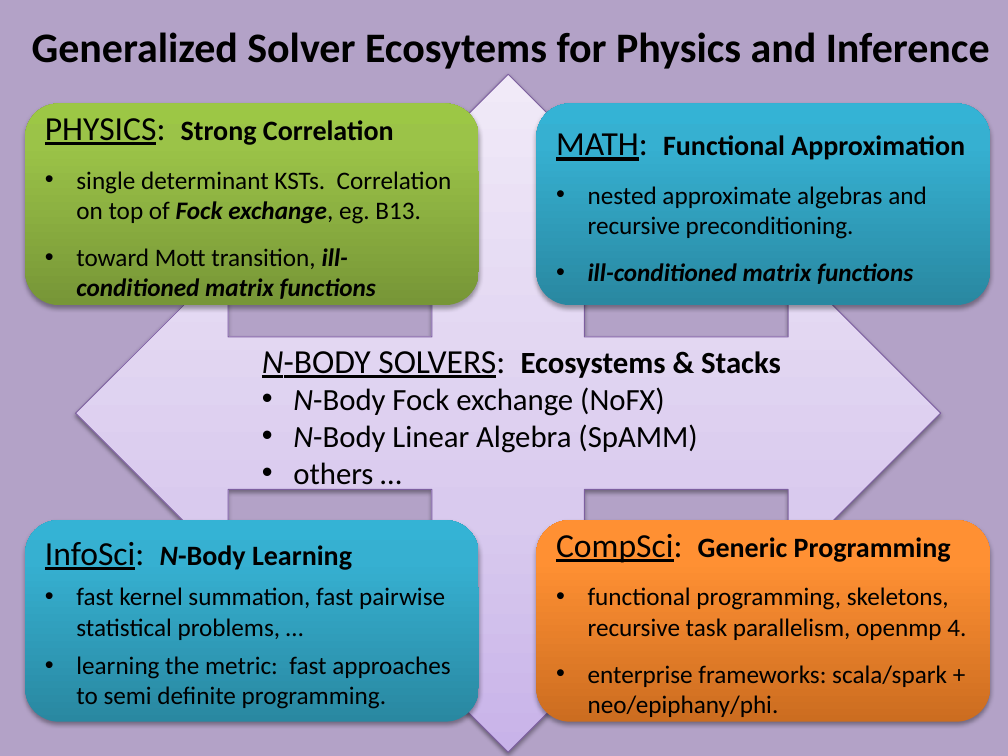
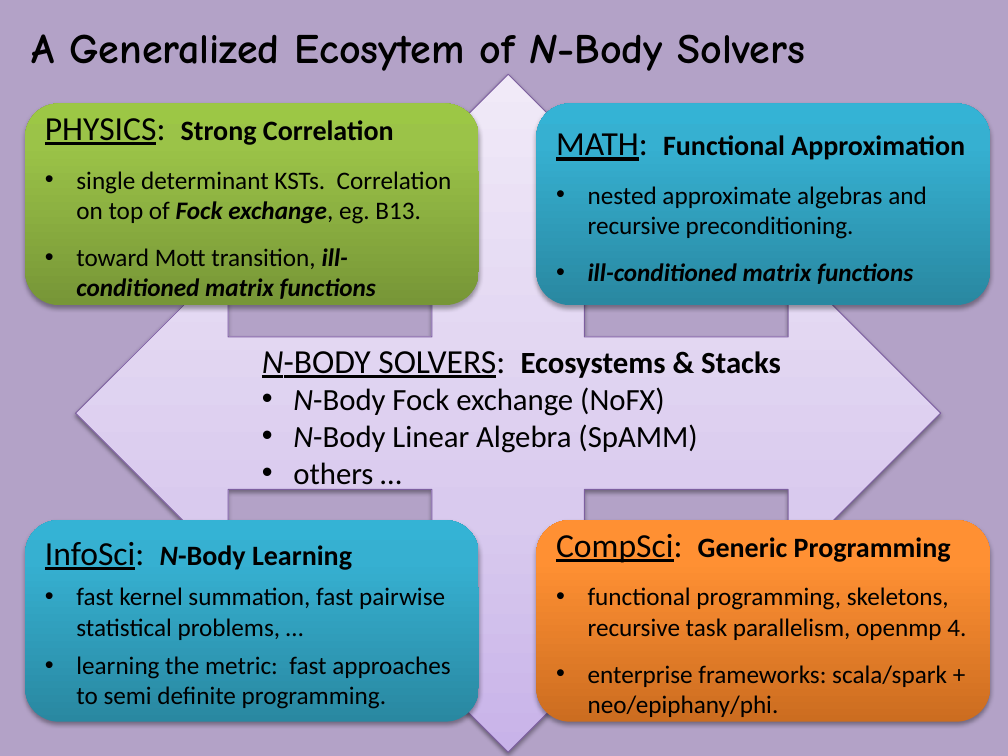
Before and after one commit to FreeON/spammpack, a slide deck: slide 6 of sandwitch_results_3_2015/spamm_big_picture.pptx. Drawn at 1008x756 pixels with LibreOffice and Linux fonts; fonts in the diff are those of the drawing. Boxes give left, top, right and bottom in pixels: in the first picture for what was removed or moved away, otherwise in the second. Text is boxed around its words. In the diff, an @@ line names an element or a change of style, - is before the commit and + after.

```diff
--- a/sandwitch_results_3_2015/spamm_big_picture.pptx
+++ b/sandwitch_results_3_2015/spamm_big_picture.pptx
@@ text at (x1=31, y1=34, x2=805, y2=78): text changed; font Calibri to Comic Neue @@
-Generalized Solver Ecosytems for Physics and Inference
+A Generalized Ecosytem of N-Body Solvers
```
Also in this commit, not shown: 10 other slides changed, 2 slides added, 3 slides removed, 6 other files.
